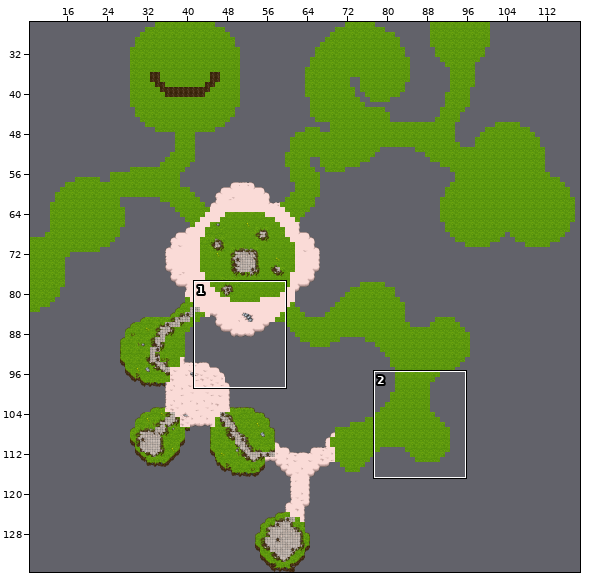
One commit to this Tiled map: data/level1.tmx. Above: a wide view before the commit, with the close-up outlined.
Close-up. As it was:
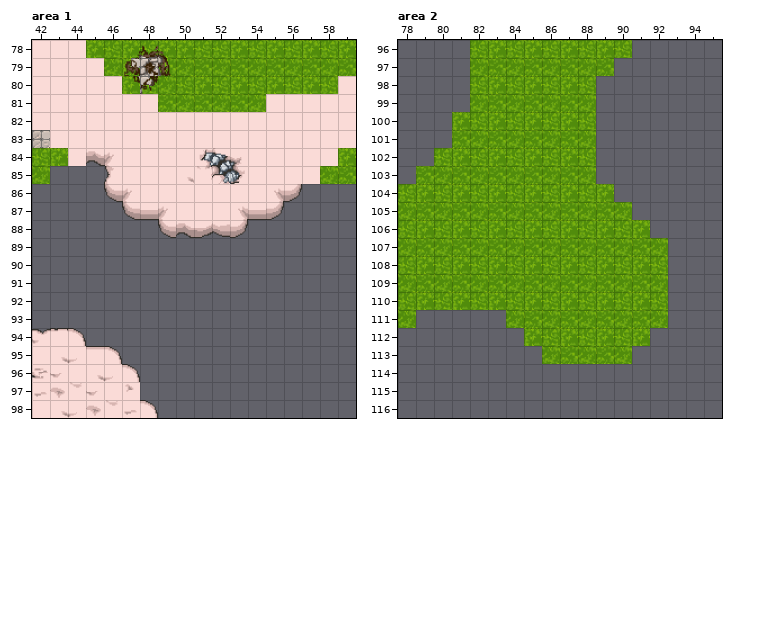
Cells are 48x48 px. Shown: area 1 x 42..59, y 78..98; area 2 x 78..95, y 96..116. The commit also changed other parts of the map, which this record leaves out. Not drawn, because the pictures are missing: unchanged layer "collision".
And afterwards:
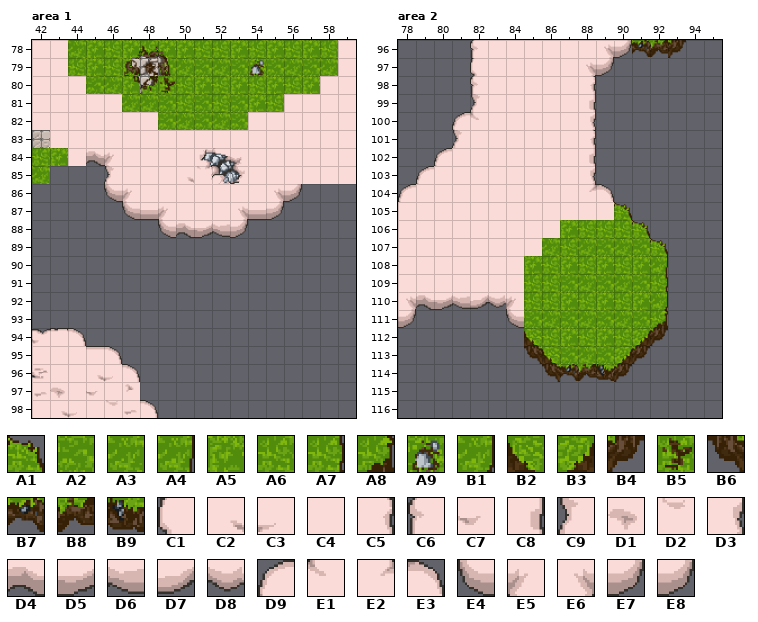
Key: from "maptile": A1 6, A2 10, A3 11, A4 22, A5 35, A6 36, A7 38, A8 46, A9 53, B1 54, B2 56, B3 61, B4 62, B5 66, B6 72, B7 82, B8 83, B9 84, C1 137, C2 138, C3 139, C4 140, C5 143, C6 153, C7 154, C8 159, C9 169, D1 170, D2 171, D3 175, D4 186, D5 187, D6 188, D7 189, D8 190, D9 205, E1 221, E2 222, E3 223, E4 236, E5 237, E6 238, E7 239, E8 254.
__ is an empty cell, .. an unchanged one.
The exact change:
--- layer "normal background", area 1
@@ x 44..59 @@
-78 C4 .. .. .. .. .. .. .. .. .. .. .. .. .. .. A5
-79 C4 C4 A3 .. .. .. .. .. .. .. A3 .. .. .. .. A2
-80 .. C4 C4 .. .. A3 .. .. .. .. .. .. .. .. A6 ..
-81 .. .. .. C4 C4 .. A3 .. A3 .. A3 C4 .. .. .. ..
-82 .. .. .. .. .. C4 C4 C4 C4 C4 .. .. .. .. .. ..
+78 A3 .. .. .. .. .. .. .. .. .. .. .. .. .. .. C4
+79 A6 A5 A6 .. .. .. .. .. .. .. A9 .. .. .. .. C4
+80 .. A2 A3 .. .. B5 .. .. .. .. .. .. .. .. C4 ..
+81 .. .. .. A3 A3 .. A6 .. A6 .. A5 A6 .. .. .. ..
+82 .. .. .. .. .. A2 A3 A2 A3 A2 .. .. .. .. .. ..
@@ x 58..59 @@
-84 .. A5
-85 A3 A2
+84 .. C4
+85 C4 C4
@@ x 43..45 @@
-95 C2 C3 ..
-96 C7 .. ..
-97 .. D2 ..
-98 .. .. D1
+95 C4 C4 ..
+96 C4 .. ..
+97 .. C4 ..
+98 .. .. C4
--- layer "normal background", area 2
@@ x 78..93 @@
- 96 .. .. .. .. A6 A5 A6 A5 A6 A5 A6 A5 A6 __ __ __
- 97 .. .. .. .. A3 A2 A3 A2 A3 A2 A3 A2 .. .. .. ..
- 98 .. .. .. .. A6 A5 A6 A5 A6 A5 A6 .. .. .. .. ..
- 99 .. .. .. .. A3 A2 A3 A2 A3 A2 A3 .. .. .. .. ..
-100 .. .. .. A5 A6 A5 A6 A5 A6 A5 A6 .. .. .. .. ..
-101 .. .. .. A2 A3 A2 A3 A2 A3 A2 A3 .. .. .. .. ..
-102 .. .. A6 A5 A6 A5 A6 A5 A6 A5 A6 .. .. .. .. ..
-103 .. A2 A3 A2 A3 A2 A3 A2 A3 A2 A3 .. .. .. .. ..
-104 A6 A5 A6 A5 A6 A5 A6 A5 A6 A5 A6 A5 .. .. .. ..
-105 A3 A2 A3 A2 A3 A2 A3 A2 A3 A2 A3 A2 A3 .. .. ..
-106 A6 A5 A6 A5 A6 A5 A6 A5 A6 .. .. A5 .. A5 .. ..
-107 A3 A2 A3 A2 A3 A2 A3 A2 .. A2 .. .. .. .. A3 ..
-108 A6 A5 A6 A5 A6 A5 A6 .. .. .. .. .. .. .. A6 ..
-109 A3 A2 A3 A2 A3 A2 A3 A2 A3 .. .. .. .. .. A3 ..
-110 A6 A5 A6 A5 A6 A5 A6 A5 .. .. .. .. .. .. A6 ..
-111 A3 .. .. .. .. .. A3 .. .. .. .. .. .. .. A3 ..
-112 .. .. .. .. .. .. .. A5 .. .. .. .. .. A5 __ ..
-113 .. .. .. .. .. .. .. __ A3 .. .. .. A3 __ .. ..
-114 .. .. .. .. .. .. .. .. __ __ __ __ __ .. .. ..
+ 96 .. .. .. .. C6 C4 C4 C4 C4 C4 C4 E6 E7 B7 B8 B4
+ 97 .. .. .. .. C1 C4 C4 C4 C4 C4 E6 E7 .. .. .. ..
+ 98 .. .. .. .. C6 C4 C4 C4 C4 C4 C5 .. .. .. .. ..
+ 99 .. .. .. .. C9 C4 C4 C4 C4 C4 C8 .. .. .. .. ..
+100 .. .. .. D9 E1 C4 C4 C4 C4 C4 D3 .. .. .. .. ..
+101 .. .. .. C9 C4 C4 C4 C4 C4 C4 C5 .. .. .. .. ..
+102 .. .. D9 C4 C4 C4 C4 C4 C4 C4 C8 .. .. .. .. ..
+103 .. D9 C4 C4 C4 C4 C4 C4 C4 C4 D3 .. .. .. .. ..
+104 D9 C4 C4 C4 C4 C4 C4 C4 C4 C4 E2 E3 .. .. .. ..
+105 C4 C4 C4 C4 C4 C4 C4 C4 C4 C4 C4 C4 A1 .. .. ..
+106 C4 C4 C4 C4 C4 C4 C4 C4 C4 .. .. A6 .. A1 .. ..
+107 C4 C4 C4 C4 C4 C4 C4 C4 .. A6 .. .. .. .. A1 ..
+108 C4 C4 C4 C4 C4 C4 C4 .. .. .. .. .. .. .. A4 ..
+109 C4 C4 C4 C4 C4 C4 C4 A6 A6 .. .. .. .. .. A7 ..
+110 E6 D4 D5 D6 D7 D8 E5 A6 .. .. .. .. .. .. B1 ..
+111 E8 .. .. .. .. .. E4 .. .. .. .. .. .. .. A8 ..
+112 .. .. .. .. .. .. .. B2 .. .. .. .. .. B3 B4 ..
+113 .. .. .. .. .. .. .. B6 B2 .. .. .. B3 B4 .. ..
+114 .. .. .. .. .. .. .. .. B6 B7 B8 B9 B4 .. .. ..
Pixel boxes of the changes (left, top, right, bottom) in both close-ups:
changed: (68, 40, 284, 130)
changed: (320, 40, 356, 94)
changed: (320, 148, 356, 184)
changed: (50, 357, 101, 416)
changed: (398, 40, 686, 382)
